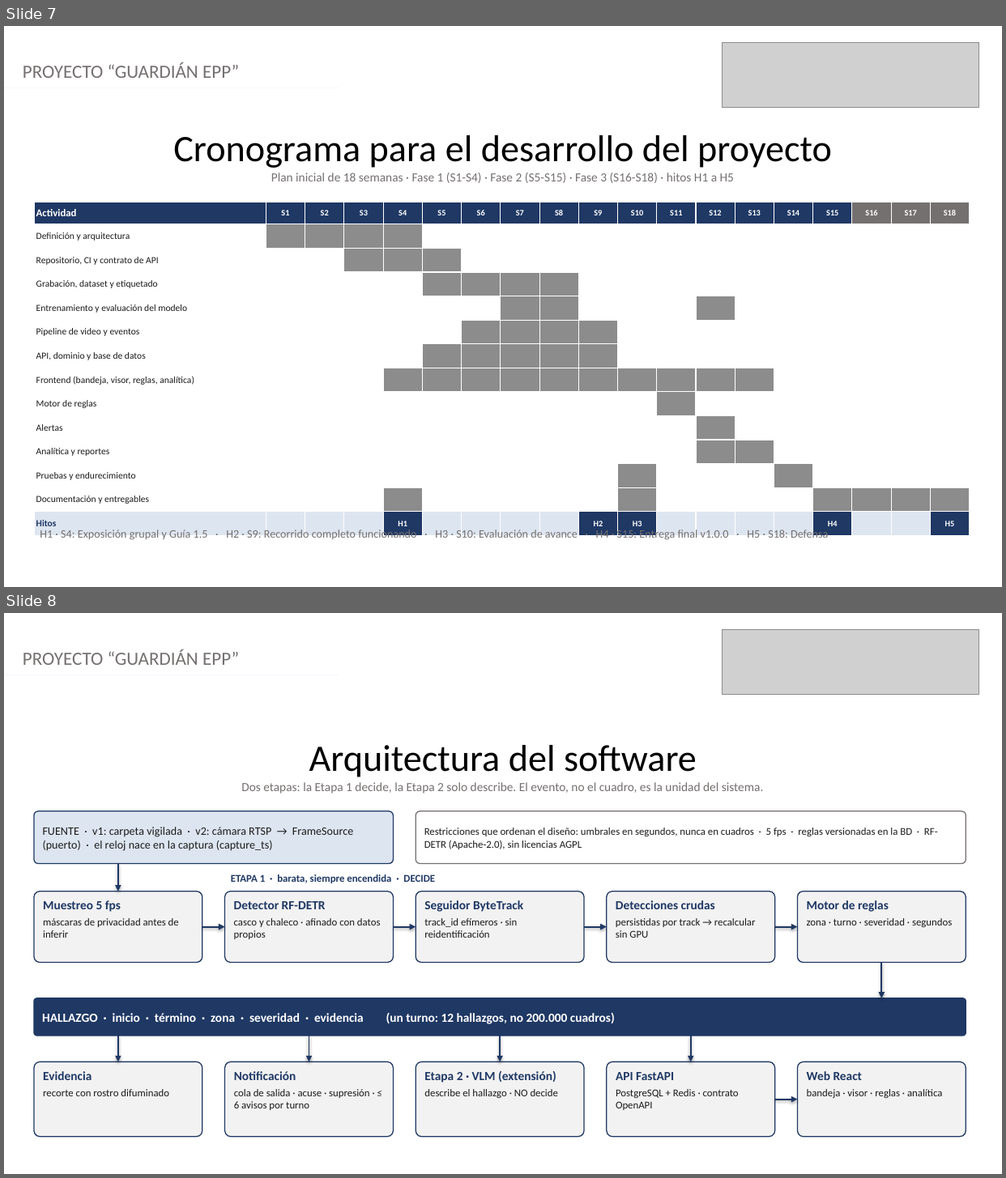
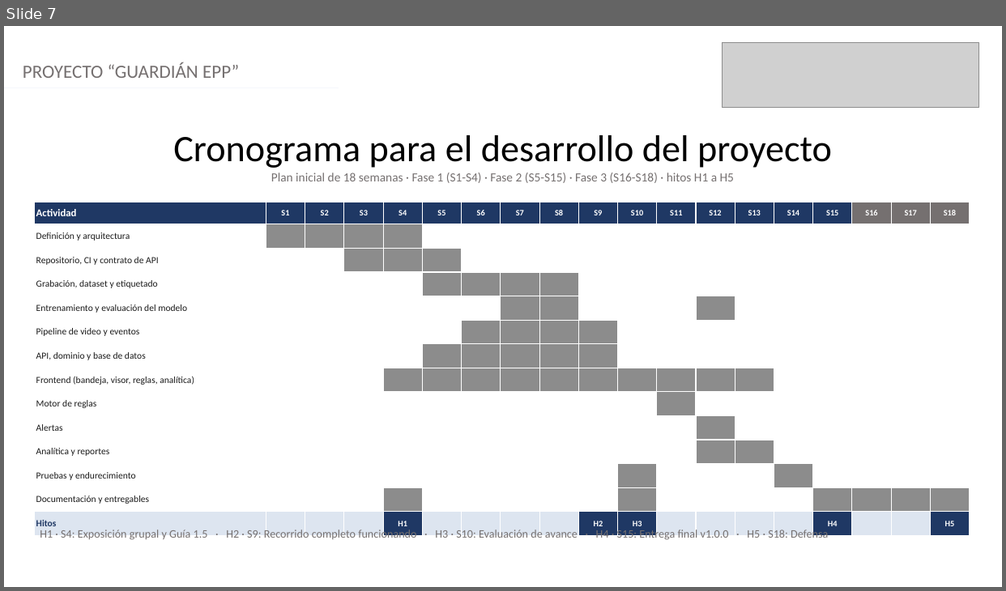
Before and after one commit to EdgarTolentino/proyecto-capstone-2026, a slide deck: Fase 1/Evidencias Grupales/Presentación Proyecto.pptx. Shown one above the other, each under a label of ours: slides 7 and 8 before the commit, slide 7 after it. The pictures are 1006x1178 and 1006x591 pixels, drawn with LibreOffice and Linux fonts; fonts in the diff are those of the drawing; grey boxes stand for pictures. Boxes give left, top, right and bottom in pixels: in the first picture for what was removed or moved away, otherwise in the second. Text is boxed around its words. In the diff, an @@ line names an element or a change of style, - is before the commit and + after.

```diff
--- a/Fase 1/Evidencias Grupales/Presentación Proyecto.pptx
+++ b/Fase 1/Evidencias Grupales/Presentación Proyecto.pptx
@@ slide 8 removed at [4,613,1002,1174], background #FFFFFF @@
@@ picture removed at [722,630,979,695] @@
@@ text removed at [23,649,239,665] @@
-PROYECTO “GUARDIÁN EPP”
@@ line removed from (4, 675) to (339, 675) @@
@@ text removed at [241,745,764,794] @@
-Arquitectura del software
-Dos etapas: la Etapa 1 decide, la Etapa 2 solo describe. El evento, no el cuadro, es la unidad del sistema.
@@ rounded rectangle removed at [34,811,394,864] @@
-FUENTE · v1: carpeta vigilada · v2: cámara RTSP → FrameSource (puerto) · el reloj nace en la captura (capture_ts)
@@ rounded rectangle removed at [415,811,966,864] @@
-Restricciones que ordenan el diseño: umbrales en segundos, nunca en cuadros · 5 fps · reglas versionadas en la BD · RF-DETR (Apache-2.0), sin licencias AGPL
@@ arrow removed from (117, 864) to (117, 892) @@
@@ text removed at [231,875,435,884] @@
-ETAPA 1 · barata, siempre encendida · DECIDE
@@ rounded rectangle removed at [34,892,202,963] @@
-Muestreo 5 fps
-máscaras de privacidad antes de inferir
@@ rounded rectangle removed at [225,892,394,963] @@
-Detector RF-DETR
-casco y chaleco · afinado con datos propios
@@ rounded rectangle removed at [415,892,584,963] @@
-Seguidor ByteTrack
-track_id efímeros · sin reidentificación
@@ rounded rectangle removed at [607,892,775,963] @@
-Detecciones crudas
-persistidas por track → recalcular sin GPU
@@ rounded rectangle removed at [798,892,966,963] @@
-Motor de reglas
-zona · turno · severidad · segundos
@@ arrow removed from (202, 927) to (225, 927) @@
@@ arrow removed from (394, 927) to (415, 927) @@
@@ arrow removed from (584, 927) to (607, 927) @@
@@ arrow removed from (775, 927) to (798, 927) @@
@@ arrow removed from (881, 963) to (881, 999) @@
@@ rounded rectangle removed at [34,999,966,1036] @@
-HALLAZGO · inicio · término · zona · severidad · evidencia (un turno: 12 hallazgos, no 200.000 cuadros)
@@ arrow removed from (117, 1036) to (117, 1063) @@
@@ arrow removed from (309, 1036) to (309, 1063) @@
@@ arrow removed from (500, 1036) to (500, 1063) @@
@@ arrow removed from (691, 1036) to (691, 1063) @@
@@ rounded rectangle removed at [34,1063,202,1137] @@
-Evidencia
-recorte con rostro difuminado
@@ rounded rectangle removed at [225,1063,394,1137] @@
-Notificación
-cola de salida · acuse · supresión · ≤ 6 avisos por turno
@@ rounded rectangle removed at [415,1063,584,1137] @@
-Etapa 2 · VLM (extensión)
-describe el hallazgo · NO decide
@@ rounded rectangle removed at [607,1063,775,1137] @@
-API FastAPI
-PostgreSQL + Redis · contrato OpenAPI
@@ rounded rectangle removed at [798,1063,966,1137] @@
-Web React
-bandeja · visor · reglas · analítica
@@ arrow removed from (775, 1100) to (798, 1100) @@
```
Also in this commit, not shown: 1 slide added, 1 other file.
